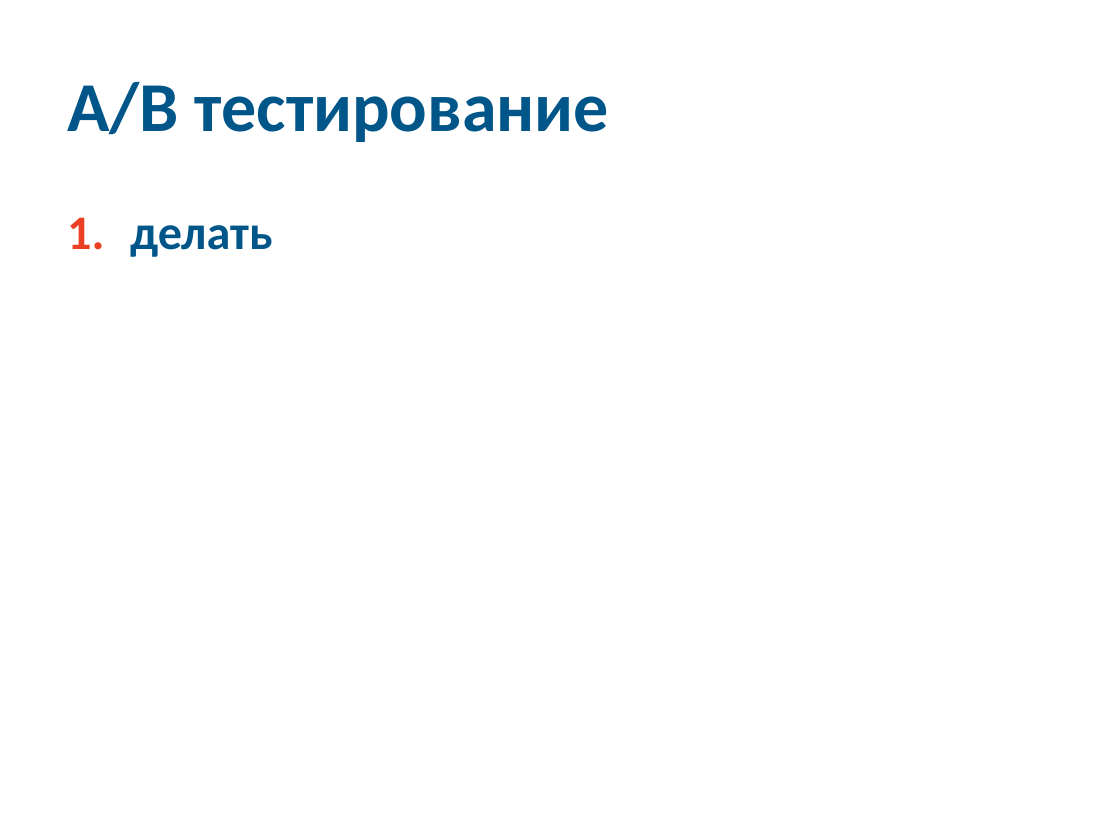
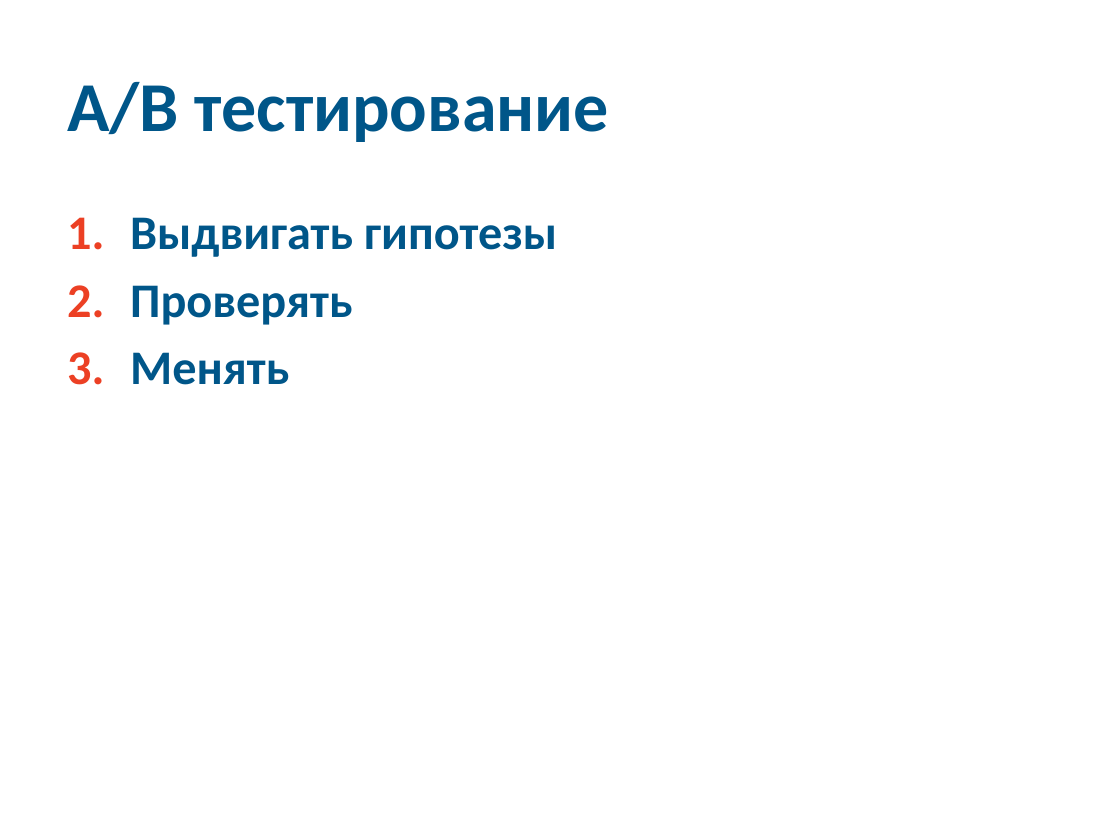
Before and after one commit to 2naive/2naive.github.io, a slide deck: slide 23 of ireklama.pptx. Drawn at 1120x840 pixels with LibreOffice and Linux fonts; fonts in the diff are those of the drawing. Boxes give left, top, right and bottom in pixels: in the first picture for what was removed or moved away, otherwise in the second. Text is boxed around its words. In the diff, an @@ line names an element or a change of style, - is before the commit and + after.

```diff
--- a/ireklama.pptx
+++ b/ireklama.pptx
@@ text at [130, 217, 557, 385]: text changed @@
-1. делать
+1. Выдвигать гипотезы
+2. Проверять
+3. Менять
```
Also in this commit, not shown: 8 other slides changed, 3 slides added, 3 slides removed.
